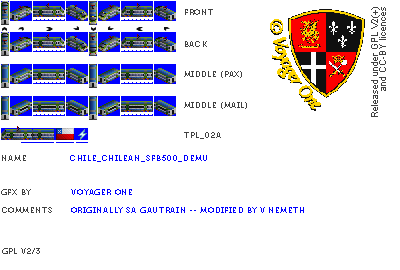
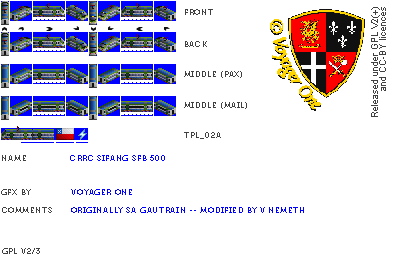
Before/after of a 400×270 layered artwork. What changed in the layer stack:
renamed "Chile_Chilean_SFB500_DEMU" to "CRRC Sifang SFB 500", painted on it over <box>79,155,207,162</box>
